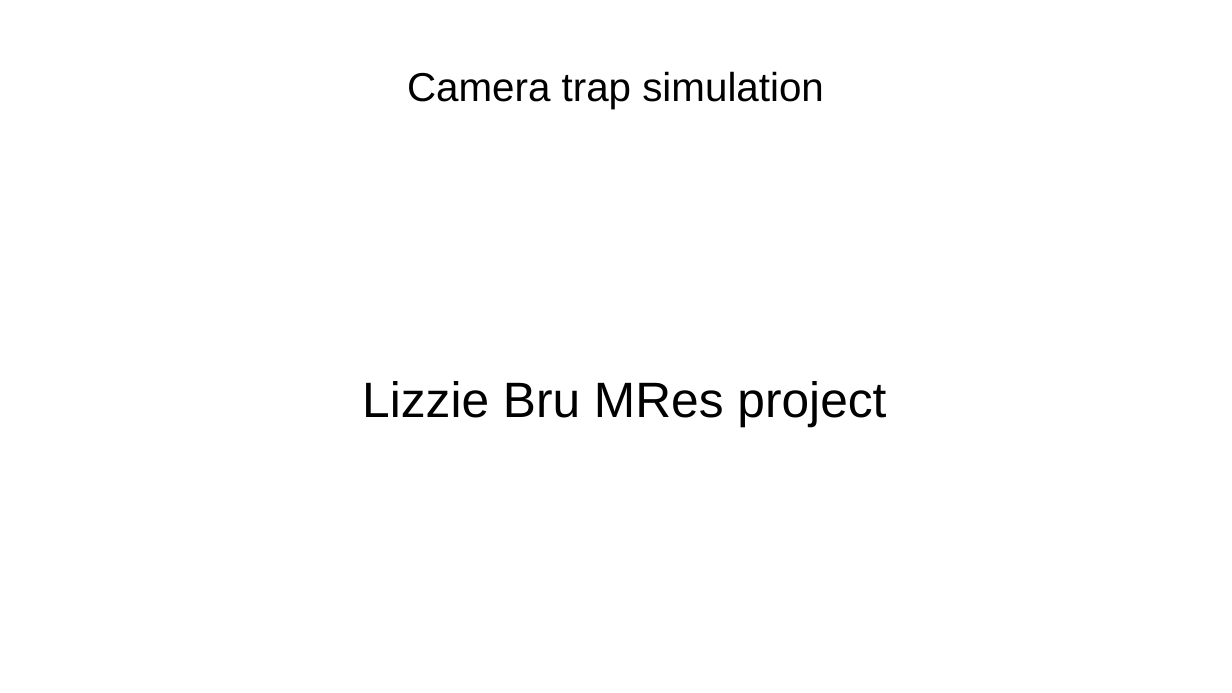
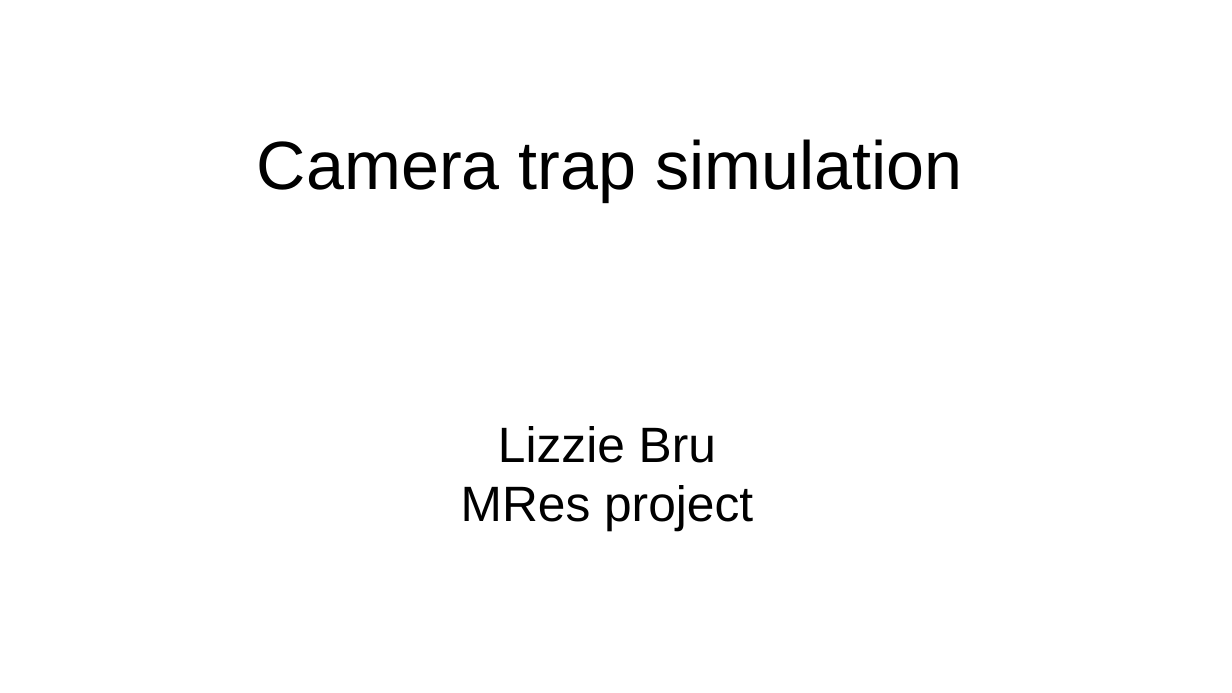
Before and after one commit to lizziebru/CamtrapSimulation, a slide deck: slide 1 of writeup/Camtrapsim_pres.odp. Drawn at 1232x693 pixels with LibreOffice and Linux fonts; fonts in the diff are those of the drawing. Boxes give left, top, right and bottom in pixels: in the first picture for what was removed or moved away, otherwise in the second. Text is boxed around its words. In the diff, an @@ line names an element or a change of style, - is before the commit and + after.

```diff
--- a/writeup/Camtrapsim_pres.odp
+++ b/writeup/Camtrapsim_pres.odp
@@ title "Camera trap simulation": place and size @@
-title "Camera trap simulation" at bbox=[407, 71, 824, 109]
+title "Camera trap simulation" at bbox=[257, 139, 962, 201]
@@ title "Camera trap simulation" at bbox=[257, 139, 962, 201]: size 26 to 44 pt @@
@@ text "Lizzie Bru MRes project" rewrapped from bbox=[362, 381, 886, 426] to bbox=[461, 426, 753, 531] @@
```
Also in this commit, not shown: 12 other slides changed, 1 slide added, 1 slide removed, 4 other files.
